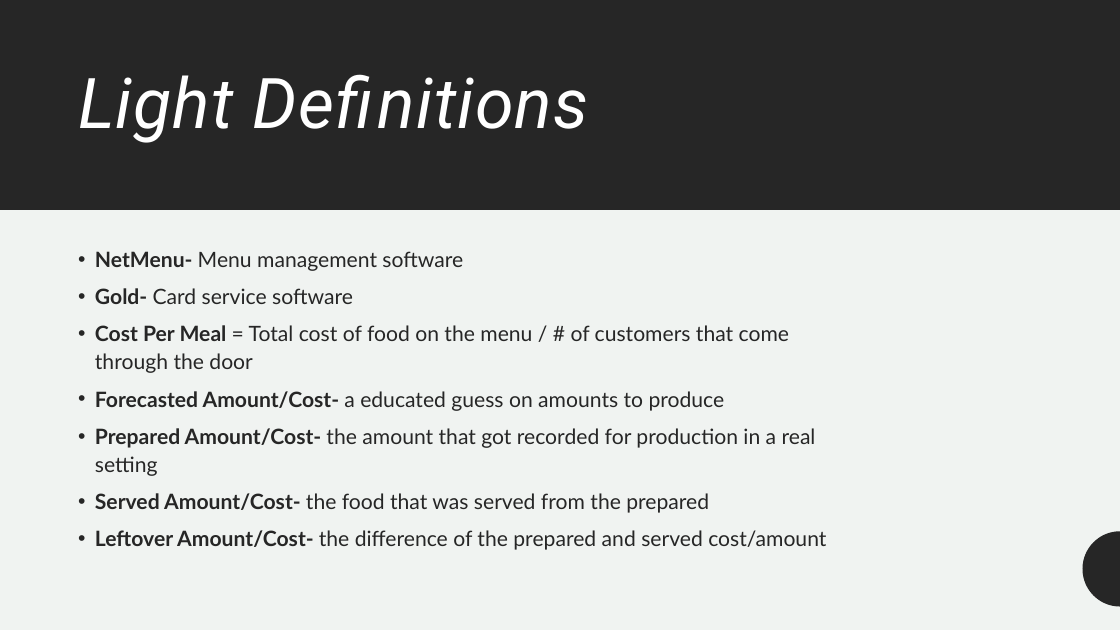
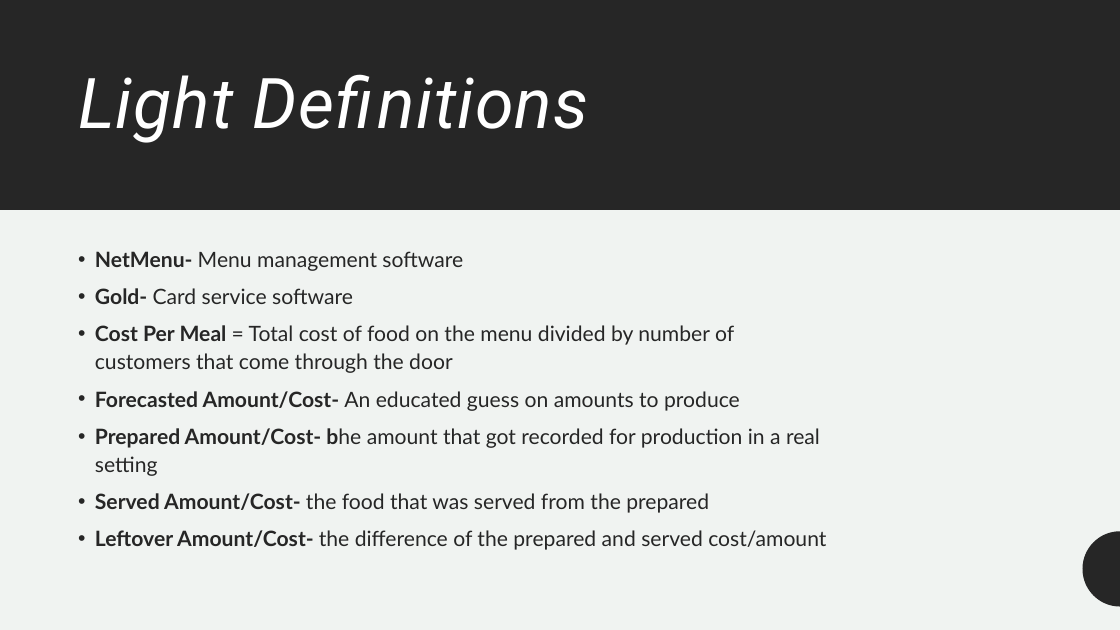
Before and after one commit to meferral/Menu_Dashboard, a slide deck: slide 4 of Capstone_Menu_Dashboard.pptx (slide 6 before the commit). Drawn at 1120x630 pixels with LibreOffice and Linux fonts; fonts in the diff are those of the drawing. Boxes give left, top, right and bottom in pixels: in the first picture for what was removed or moved away, otherwise in the second. Text is boxed around its words. In the diff, an @@ line names an element or a change of style, - is before the commit and + after.

```diff
--- a/Capstone_Menu_Dashboard.pptx
+++ b/Capstone_Menu_Dashboard.pptx
@@ text at (95,325,820,476): text changed @@
-• Cost Per Meal = Total cost of food on the menu / # of customers that come through the door
-    • Forecasted Amount/Cost- a educated guess on amounts to produce
-    • Prepared Amount/Cost- the amount that got recorded for production in a real setting
+• Cost Per Meal = Total cost of food on the menu divided by number of customers that come through the door
+    • Forecasted Amount/Cost- An educated guess on amounts to produce
+    • Prepared Amount/Cost- bhe amount that got recorded for production in a real setting
```
Also in this commit, not shown: 2 other slides changed, 6 other files.
